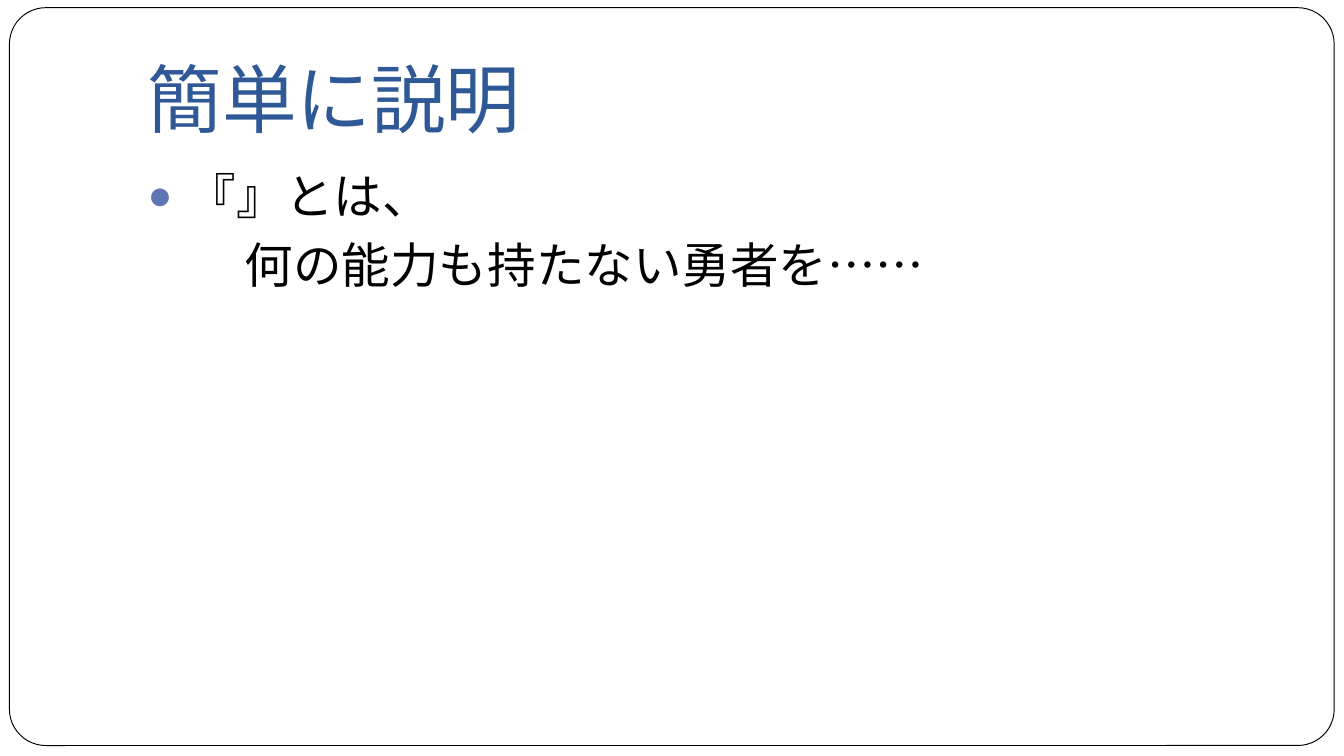
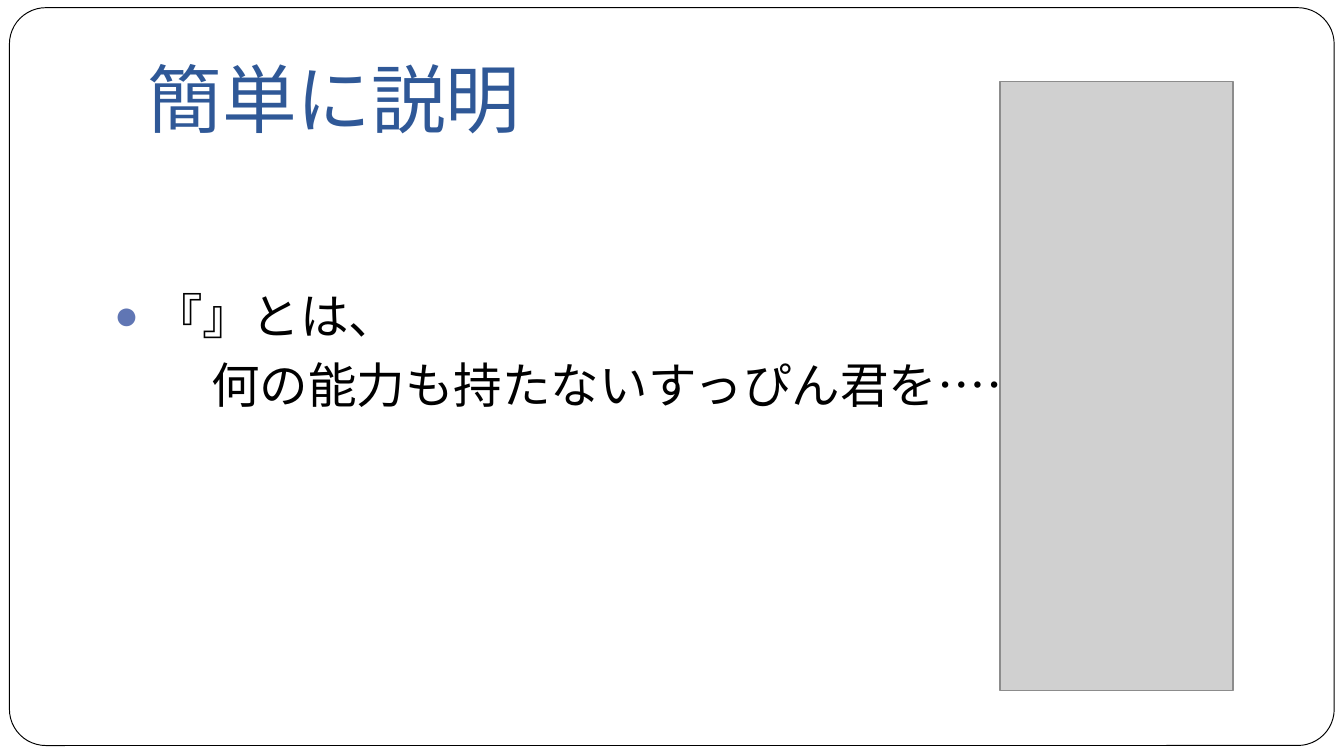
Before and after one commit to NyamLand/VSRPG, a slide deck: slide 10 of 仕様/プレゼンテーション/第一回発表.pptx. Drawn at 1344x756 pixels with LibreOffice and Linux fonts; fonts in the diff are those of the drawing; grey boxes stand for pictures. Boxes give left, top, right and bottom in pixels: in the first picture for what was removed or moved away, otherwise in the second. Text is boxed around its words. In the diff, an @@ line names an element or a change of style, - is before the commit and + after.

Commit message:
仕様書の更新＆プレゼン資料更新 ・詳しくはTopの更新履歴を参照 ・プレゼン資料を作成(あとは画像だけ) ・画像イメージの追加

```diff
--- a/仕様/プレゼンテーション/第一回発表.pptx
+++ b/仕様/プレゼンテーション/第一回発表.pptx
@@ picture added at (x1=1000, y1=82, x2=1232, y2=691) @@
@@ text "『』とは、" moved from (x1=188, y1=173, x2=925, y2=287) to (x1=154, y1=293, x2=1034, y2=415) @@
@@ text at (x1=211, y1=354, x2=1034, y2=415): text changed @@
-何の能力も持たない勇者を……
+何の能力も持たないすっぴん君を……
```
Also in this commit, not shown: 4 other slides changed, 3 slides added, 6 other files.
